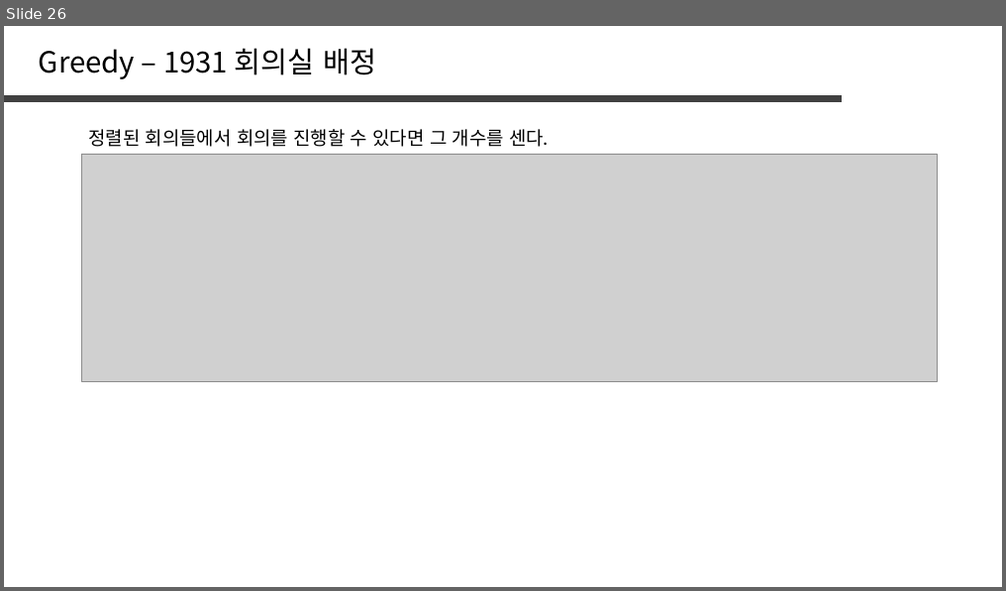
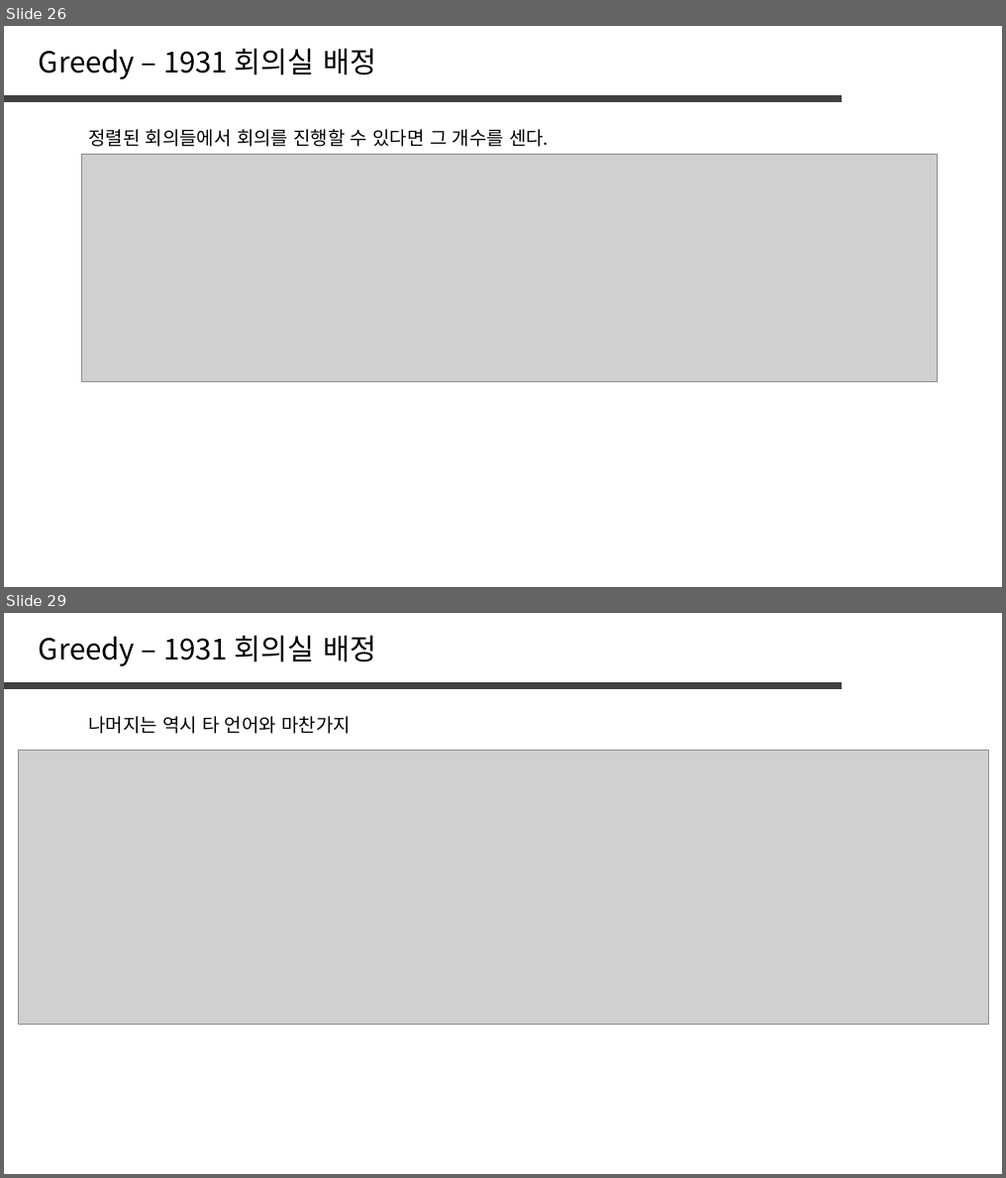
Before and after one commit to jaehoo1/PS-study, a slide deck: study/6_Greedy.pptx. Shown one above the other, each under a label of ours: slide 26 before the commit, slides 26 and 29 after it; the slides between them are not shown. The pictures are 1006x591 and 1006x1178 pixels, drawn with LibreOffice and Linux fonts; fonts in the diff are those of the drawing; grey boxes stand for pictures. Boxes give left, top, right and bottom in pixels: in the first picture for what was removed or moved away, otherwise in the second. Text is boxed around its words. In the diff, an @@ line names an element or a change of style, - is before the commit and + after.

```diff
--- a/study/6_Greedy.pptx
+++ b/study/6_Greedy.pptx
@@ slide 29 added at [4, 613, 1002, 1174], background #FFFFFF @@
@@ text added at [39, 635, 376, 666], 28 pt, text #000000 @@
+Greedy – 1931 회의실 배정
@@ line added from (4, 685) to (843, 685), #404040 6 pt @@
@@ text added at [88, 716, 350, 734], 18 pt, text #000000 @@
+나머지는 역시 타 언어와 마찬가지
@@ picture added at [18, 750, 988, 1025] @@
```
Also in this commit, not shown: 3 slides changed, 2 other slides added.
